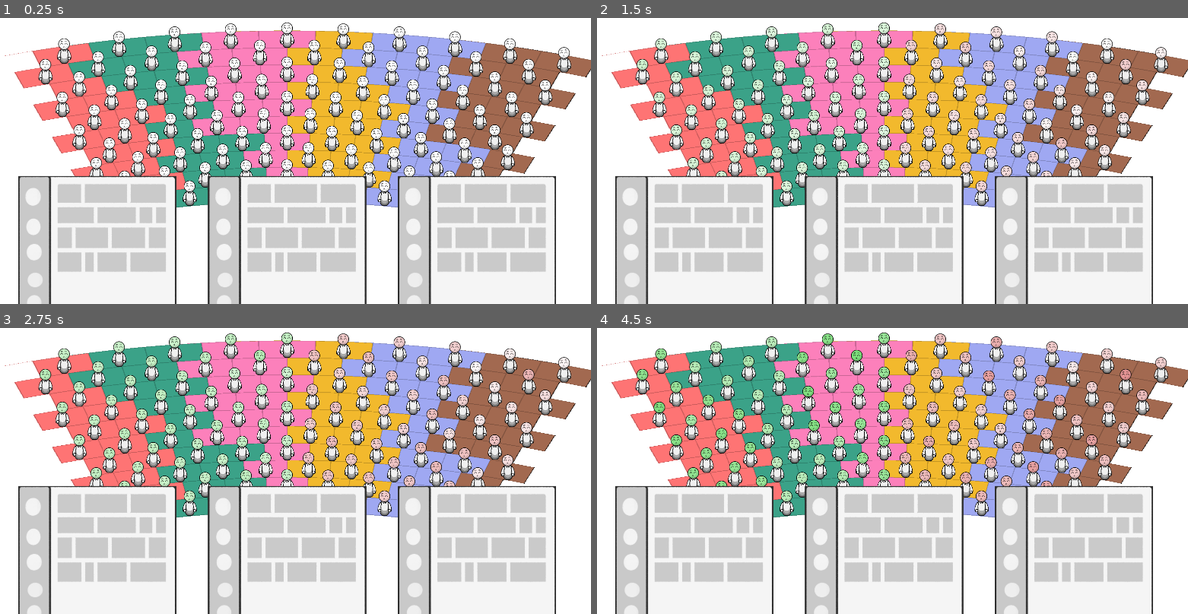
Above: before the commit, frames 1-4 (two rows, left to right).
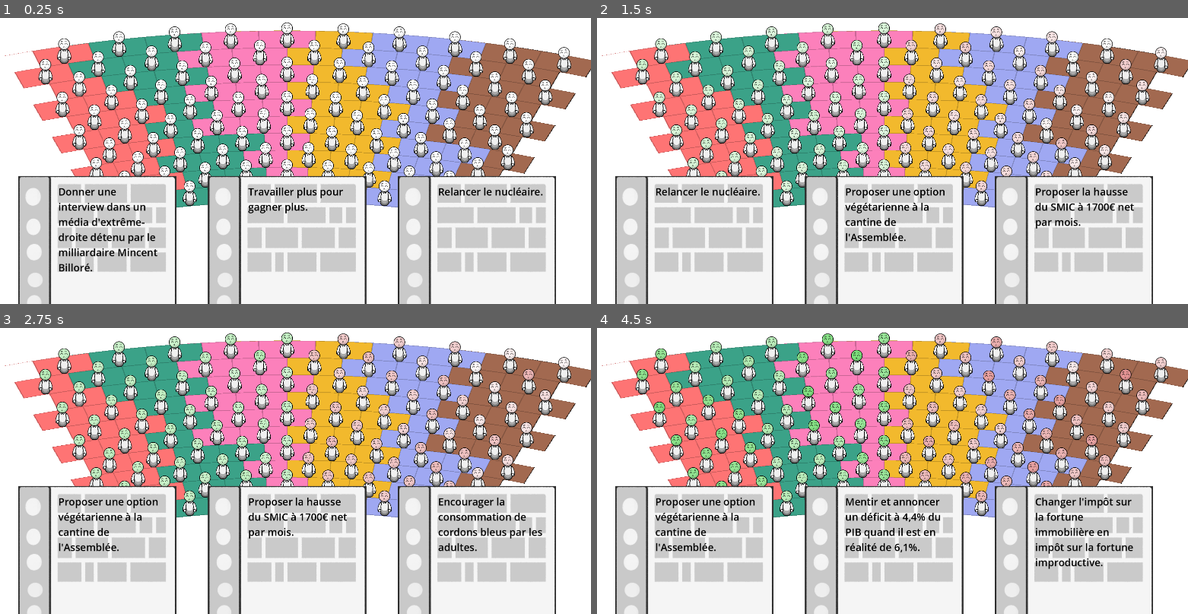
Above: after the commit, the same moments.

Repository: remimorvan/assemblee-nationale-simulator
Game: Godot game, scene res://scenes/game.tscn
Same seed, same stepped clock (60 frames per second), same inputs: the game is played once before the commit and once after it.
Inputs (mouse positions are in pixels of both pictures, inside the frame that each line leads up to):
- Up to frame 1 (0.25 s): no input
- Up to frame 2 (1.5 s): tap Enter at 0.5 s; move the mouse to (691, 278) at 0.52 s; click (691, 278) at 0.67 s; tap Space at 1.25 s; click (691, 278) at 1.42 s
- Up to frame 3 (2.75 s): tap Enter at 2 s; click (94, 588) at 2.17 s
- Up to frame 4 (4.5 s): tap Space at 2.75, 4.25 s; move the mouse to (886, 588) at 2.77 s; click (886, 588) at 2.92 s; tap Enter at 3.5 s; click (886, 588) at 3.67 s; click (886, 588) at 4.42 s

The runs differ from the first frame. In frame 1, 1.6% of the frame differs, in the area x 9-92%, y 59-89%; in frame 2, 1.4%; in frame 3, 1.9%; in frame 4, 2.3%, in the area x 9-91%, y 59-85%.

Commit message:
display text on card

Diff:
--- a/scenes/card.tscn
+++ b/scenes/card.tscn
@@ -1,10 +1,14 @@
-[gd_scene load_steps=4 format=3 uid="uid://b7jidntt07fi4"]
+[gd_scene load_steps=5 format=3 uid="uid://b7jidntt07fi4"]
 
 [ext_resource type="Script" uid="uid://ddn50b8k2q78u" path="res://scripts/card.gd" id="1_d81rb"]
 [ext_resource type="Texture2D" uid="uid://cvxibmrjc5ly3" path="res://assets/card/card_mockup.png" id="2_6u4wf"]
 
 [sub_resource type="RectangleShape2D" id="RectangleShape2D_6u4wf"]
 size = Vector2(498, 648)
+
+[sub_resource type="LabelSettings" id="LabelSettings_6u4wf"]
+font_size = 32
+font_color = Color(0, 0, 0, 1)
 
 [node name="Card" type="Area2D"]
 script = ExtResource("1_d81rb")
@@ -15,6 +19,14 @@
 [node name="CollisionShape2D" type="CollisionShape2D" parent="."]
 shape = SubResource("RectangleShape2D_6u4wf")
 
+[node name="Label" type="Label" parent="."]
+offset_left = -123.0
+offset_top = -298.0
+offset_right = 217.0
+offset_bottom = 38.0
+label_settings = SubResource("LabelSettings_6u4wf")
+autowrap_mode = 2
+
 [connection signal="input_event" from="." to="." method="_on_input_event"]
 [connection signal="mouse_entered" from="." to="." method="_on_mouse_entered"]
 [connection signal="mouse_exited" from="." to="." method="_on_mouse_exited"]
--- a/scripts/card.gd
+++ b/scripts/card.gd
@@ -18,7 +18,7 @@
 
 # Called when the node enters the scene tree for the first time.
 func _ready() -> void:
-	pass # Replace with function body.
+	pass
 
 # Called every frame. 'delta' is the elapsed time since the previous frame.
 func _process(delta: float) -> void:
@@ -31,6 +31,8 @@
 	image_path = _image_path
 	rng = RandomNumberGenerator.new()
 	rng.randomize()
+	var CardLabel = $"Label"
+	CardLabel.text = text
 
 # Returns the effect (delta on MP's approval's rate) of the card based on
 # an MP's political group.
@@ -48,7 +50,6 @@
 
 func _on_input_event(viewport: Node, event: InputEvent, shape_idx: int) -> void:
 	if event is InputEventMouseButton and event.is_pressed() and event.button_index == MOUSE_BUTTON_LEFT:
-		print("Click " + text)
 		for mp in get_tree().get_nodes_in_group("MP"):
 			mp.approval += get_approval_change(PoliticalGroup[mp.group_id])
 		# Remove card from hand
